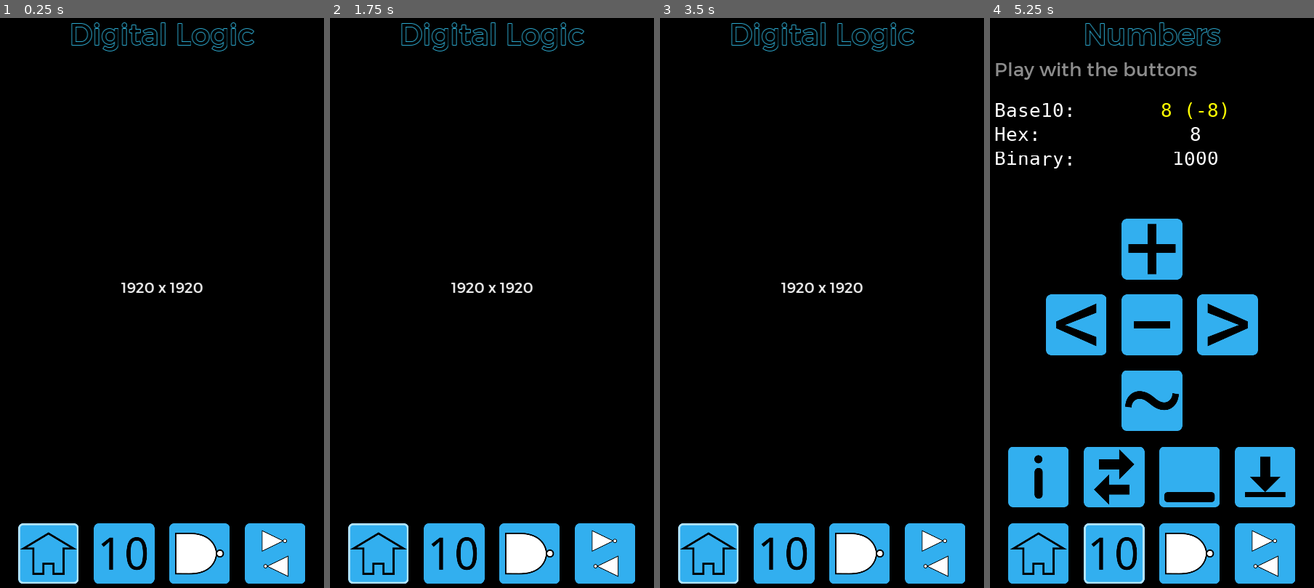
Above: before the commit, frames 1-4 (left to right).
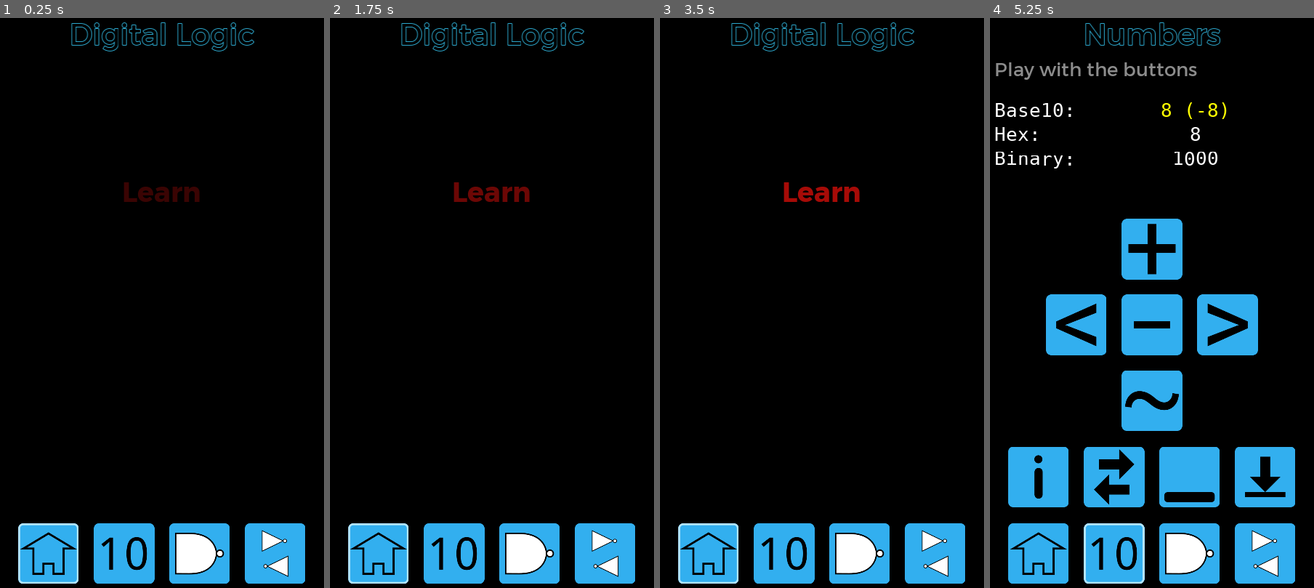
Above: after the commit, the same moments.

Repository: andrew-wilkes/digital-logic
Game: Godot game, scene res://Main.tscn
Two runs of this game, one before a commit and one after it. Both use one fixed random seed, a clock stepped at 60 frames per second and the inputs below.
Inputs (mouse positions are in pixels of both pictures, inside the frame that each line leads up to):
- Up to frame 1 (0.25 s): no input
- Up to frame 2 (1.75 s): click (453, 553) at 0.5 s; click (378, 553) at 1.25 s
- Up to frame 3 (3.5 s): click (860, 553) at 2 s; click (708, 553) at 2.75 s
- Up to frame 4 (5.25 s): click (1265, 553) at 3.5 s; click (1038, 553) at 4.25 s; click (1113, 553) at 5 s

The runs differ from the first frame. In frame 1, 0.6% of the frame differs, in the area x 37-63%, y 28-49%; in frame 2, 0.7%; in frame 3, 0.7%; in frame 4, nothing differs.

Commit message:
Add animation to home scene

Diff:
--- a/game/Main.gd
+++ b/game/Main.gd
@@ -1,11 +1,4 @@
 extends Control
 
-var wsize
-
 func _ready():
-	get_tree().get_root().connect("size_changed", self, "size_changed")
-	size_changed()
-
-func size_changed():
-	wsize = get_viewport_rect().size
-	$VBox/Info.text = "%d x %d" % [wsize.x, wsize.y]
+	$Anim.play("Intro")
--- a/game/Main.tscn
+++ b/game/Main.tscn
@@ -1,9 +1,67 @@
-[gd_scene load_steps=5 format=2]
+[gd_scene load_steps=7 format=2]
 
 [ext_resource path="res://Main.gd" type="Script" id=1]
 [ext_resource path="res://assets/fonts/title_font.tres" type="DynamicFont" id=2]
 [ext_resource path="res://buttons/Buttons.tscn" type="PackedScene" id=3]
-[ext_resource path="res://assets/fonts/m_font_regular_small.tres" type="DynamicFont" id=4]
+[ext_resource path="res://assets/fonts/Montserrat-Bold.ttf" type="DynamicFontData" id=4]
+
+[sub_resource type="DynamicFont" id=1]
+size = 92
+extra_spacing_top = 40
+extra_spacing_bottom = 40
+font_data = ExtResource( 4 )
+
+[sub_resource type="Animation" id=2]
+resource_name = "Intro"
+length = 4.0
+tracks/0/type = "value"
+tracks/0/path = NodePath("VBox/Label:modulate")
+tracks/0/interp = 1
+tracks/0/loop_wrap = true
+tracks/0/imported = false
+tracks/0/enabled = true
+tracks/0/keys = {
+"times": PoolRealArray( 0, 1, 2 ),
+"transitions": PoolRealArray( 1, 1, 1 ),
+"update": 0,
+"values": [ Color( 1, 1, 1, 0 ), Color( 1, 1, 1, 0 ), Color( 1, 1, 1, 1 ) ]
+}
+tracks/1/type = "value"
+tracks/1/path = NodePath("VBox/Label2:modulate")
+tracks/1/interp = 1
+tracks/1/loop_wrap = true
+tracks/1/imported = false
+tracks/1/enabled = true
+tracks/1/keys = {
+"times": PoolRealArray( 0, 2, 3 ),
+"transitions": PoolRealArray( 1, 1, 1 ),
+"update": 0,
+"values": [ Color( 1, 1, 1, 0 ), Color( 1, 1, 1, 0 ), Color( 1, 1, 1, 1 ) ]
+}
+tracks/2/type = "value"
+tracks/2/path = NodePath("VBox/Label3:modulate")
+tracks/2/interp = 1
+tracks/2/loop_wrap = true
+tracks/2/imported = false
+tracks/2/enabled = true
+tracks/2/keys = {
+"times": PoolRealArray( 0, 3, 3.9 ),
+"transitions": PoolRealArray( 1, 1, 1 ),
+"update": 0,
+"values": [ Color( 1, 1, 1, 0 ), Color( 1, 1, 1, 0 ), Color( 1, 1, 1, 1 ) ]
+}
+tracks/3/type = "value"
+tracks/3/path = NodePath("VBox/Label4:modulate")
+tracks/3/interp = 1
+tracks/3/loop_wrap = true
+tracks/3/imported = false
+tracks/3/enabled = true
+tracks/3/keys = {
+"times": PoolRealArray( 0, 1 ),
+"transitions": PoolRealArray( 1, 1 ),
+"update": 0,
+"values": [ Color( 1, 1, 1, 0 ), Color( 1, 1, 1, 1 ) ]
+}
 
 [node name="Main" type="HBoxContainer"]
 anchor_right = 1.0
@@ -38,21 +96,63 @@
 [node name="Spacer" type="Control" parent="VBox"]
 margin_top = 141.0
 margin_right = 1040.0
-margin_bottom = 634.0
+margin_bottom = 468.0
 size_flags_vertical = 3
 
-[node name="Info" type="Label" parent="VBox"]
-margin_top = 871.0
+[node name="Label4" type="Label" parent="VBox"]
+modulate = Color( 1, 1, 1, 0 )
+margin_top = 488.0
 margin_right = 1040.0
-margin_bottom = 930.0
-size_flags_horizontal = 3
-size_flags_vertical = 6
-custom_fonts/font = ExtResource( 4 )
-text = "asdadf"
+margin_bottom = 679.0
+custom_fonts/font = SubResource( 1 )
+custom_colors/font_color = Color( 0.909804, 0.0588235, 0.0392157, 1 )
+text = "Learn"
 align = 1
+__meta__ = {
+"_edit_use_anchors_": false
+}
+
+[node name="Label" type="Label" parent="VBox"]
+modulate = Color( 1, 1, 1, 0 )
+margin_top = 699.0
+margin_right = 1040.0
+margin_bottom = 890.0
+custom_fonts/font = SubResource( 1 )
+custom_colors/font_color = Color( 0.960784, 1, 0.278431, 1 )
+text = "Number Systems"
+align = 1
+__meta__ = {
+"_edit_use_anchors_": false
+}
+
+[node name="Label2" type="Label" parent="VBox"]
+modulate = Color( 1, 1, 1, 0 )
+margin_top = 910.0
+margin_right = 1040.0
+margin_bottom = 1101.0
+custom_fonts/font = SubResource( 1 )
+custom_colors/font_color = Color( 0.364706, 1, 0.313726, 1 )
+text = "Digital Logic Gates"
+align = 1
+__meta__ = {
+"_edit_use_anchors_": false
+}
+
+[node name="Label3" type="Label" parent="VBox"]
+modulate = Color( 1, 1, 1, 0 )
+margin_top = 1121.0
+margin_right = 1040.0
+margin_bottom = 1312.0
+custom_fonts/font = SubResource( 1 )
+custom_colors/font_color = Color( 0.317647, 0.870588, 0.996078, 1 )
+text = "Digital Logic Circuits"
+align = 1
+__meta__ = {
+"_edit_use_anchors_": false
+}
 
 [node name="Spacer2" type="Control" parent="VBox"]
-margin_top = 1167.0
+margin_top = 1332.0
 margin_right = 1040.0
 margin_bottom = 1660.0
 size_flags_vertical = 3
@@ -76,3 +176,6 @@
 margin_right = 1920.0
 margin_bottom = 1920.0
 size_flags_horizontal = 3
+
+[node name="Anim" type="AnimationPlayer" parent="."]
+anims/Intro = SubResource( 2 )
